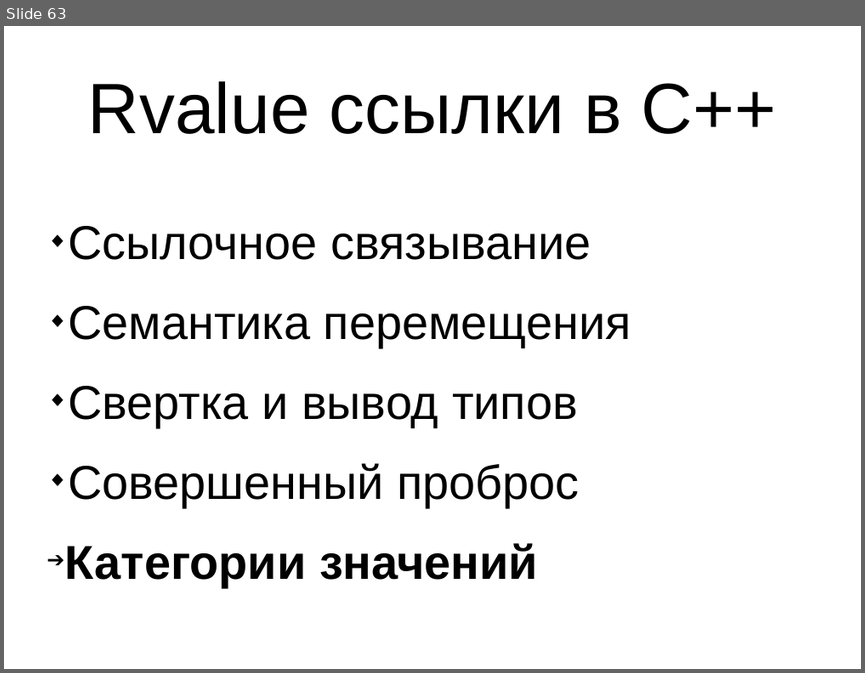
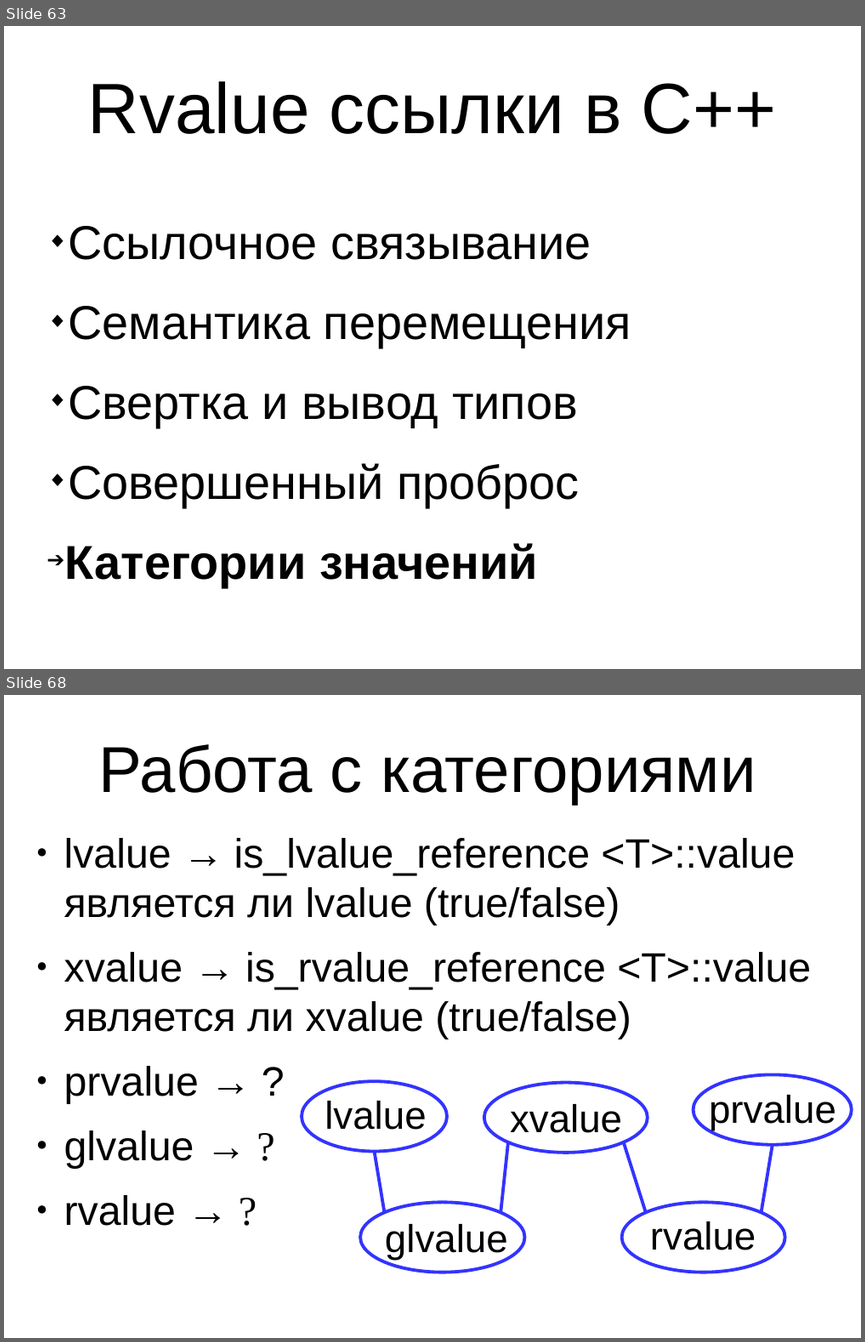
Before and after one commit to MIPT-ILab/cpp-lects-rus, a slide deck: slides/lec1-9-rvalues.odp. Shown one above the other, each under a label of ours: slide 63 before the commit, slides 63 and 68 after it; the slides between them are not shown. The pictures are 865x673 and 865x1342 pixels, drawn with LibreOffice and Linux fonts; fonts in the diff are those of the drawing. Boxes give left, top, right and bottom in pixels: in the first picture for what was removed or moved away, otherwise in the second. Text is boxed around its words. In the diff, an @@ line names an element or a change of style, - is before the commit and + after.

```diff
--- a/slides/lec1-9-rvalues.odp
+++ b/slides/lec1-9-rvalues.odp
@@ slide 68 added at (x1=4, y1=695, x2=861, y2=1338), background #FFFFFF @@
@@ title added at (x1=98, y1=744, x2=755, y2=805), 60 pt, text #000000 @@
+Работа с категориями
@@ text added at (x1=64, y1=838, x2=811, y2=1225), 38 pt, text #000000 @@
+● lvalue → is_lvalue_reference <T>::value
+  является ли lvalue (true/false)
+● xvalue → is_rvalue_reference <T>::value
+  является ли xvalue (true/false)
+● prvalue → ?
+● glvalue → ?
+● rvalue → ?
@@ ellipse added at (x1=693, y1=1074, x2=852, y2=1145), fill #FFFFFF, outline #3333FF 3 pt @@
@@ ellipse added at (x1=302, y1=1082, x2=447, y2=1151), fill #FFFFFF, outline #3333FF 3 pt @@
@@ text added at (x1=324, y1=1100, x2=426, y2=1129), 36 pt, text #000000 @@
+lvalue
@@ ellipse added at (x1=484, y1=1083, x2=647, y2=1152), fill #FFFFFF, outline #3333FF 3 pt @@
@@ text added at (x1=709, y1=1095, x2=836, y2=1130), 36 pt, text #000000 @@
+prvalue
@@ text added at (x1=510, y1=1104, x2=622, y2=1133), 36 pt, text #000000 @@
+xvalue
@@ line added from (384, 1212) to (374, 1151), #3333FF 3 pt @@
@@ line added from (500, 1212) to (509, 1142), #3333FF 3 pt @@
@@ line added from (647, 1212) to (624, 1142), #3333FF 3 pt @@
@@ line added from (761, 1212) to (772, 1145), #3333FF 3 pt @@
@@ ellipse added at (x1=360, y1=1202, x2=524, y2=1272), fill #FFFFFF, outline #3333FF 3 pt @@
@@ ellipse added at (x1=622, y1=1202, x2=785, y2=1272), fill #FFFFFF, outline #3333FF 3 pt @@
@@ text added at (x1=385, y1=1224, x2=508, y2=1259), 36 pt, text #000000 @@
+glvalue
@@ text added at (x1=650, y1=1221, x2=755, y2=1250), 36 pt, text #000000 @@
+rvalue
```
Also in this commit, not shown: 1 slide changed, 11 other slides added.
